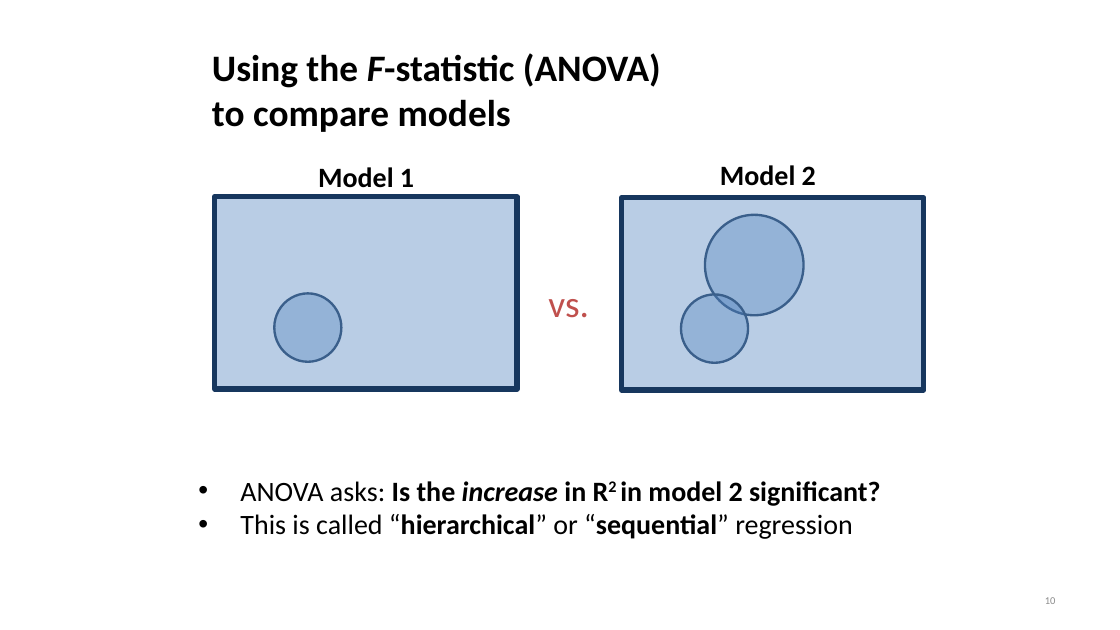
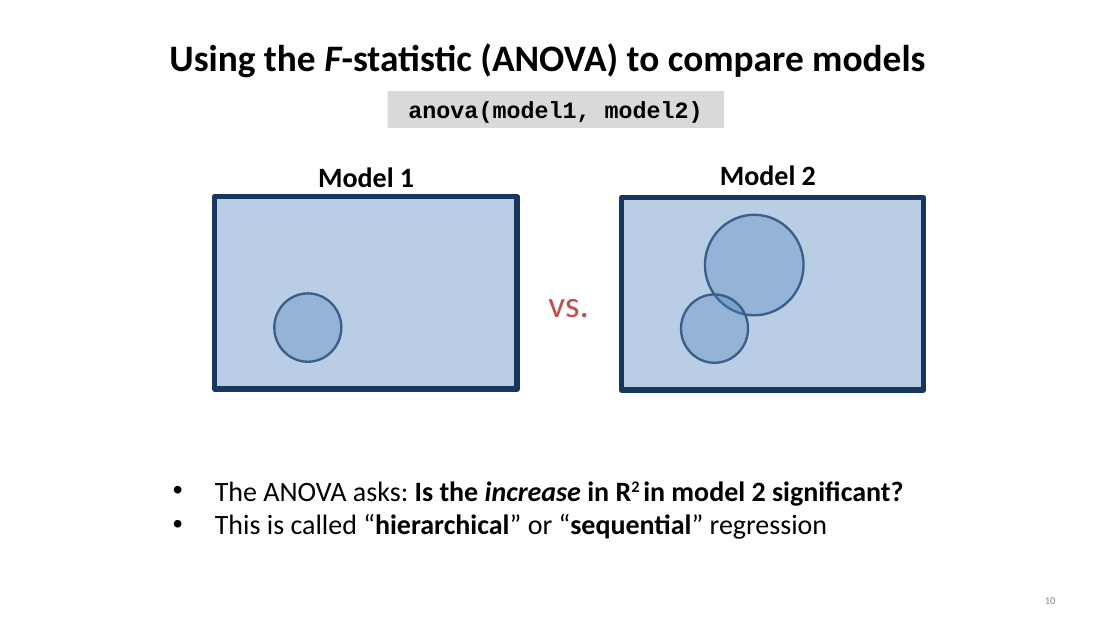
Before and after one commit to chrisjberry/datafluencyCB, a slide deck: slide 10 of slides/PSYC753_Chris2.pptx. Drawn at 1120x630 pixels with LibreOffice and Linux fonts; fonts in the diff are those of the drawing. Boxes give left, top, right and bottom in pixels: in the first picture for what was removed or moved away, otherwise in the second. Text is boxed around its words. In the diff, an @@ line names an element or a change of style, - is before the commit and + after.

```diff
--- a/slides/PSYC753_Chris2.pptx
+++ b/slides/PSYC753_Chris2.pptx
@@ text "Using the F-statistic (ANOVA) to ..." rewrapped from (x1=212, y1=53, x2=661, y2=132) to (x1=169, y1=43, x2=925, y2=78) @@
@@ rectangle added at (x1=388, y1=92, x2=724, y2=129), fill #D9D9D9, 20 pt, text #000000, bold @@
+anova(model1, model2)
@@ text "The ANOVA asks: Is the ..." moved from (x1=240, y1=481, x2=881, y2=539) to (x1=215, y1=481, x2=904, y2=539) @@
@@ text at (x1=215, y1=481, x2=904, y2=506): text changed @@
-• ANOVA asks: Is the increase in R2 in model 2 significant?
+• The ANOVA asks: Is the increase in R2 in model 2 significant?
```
Also in this commit, not shown: 10 other slides changed.
